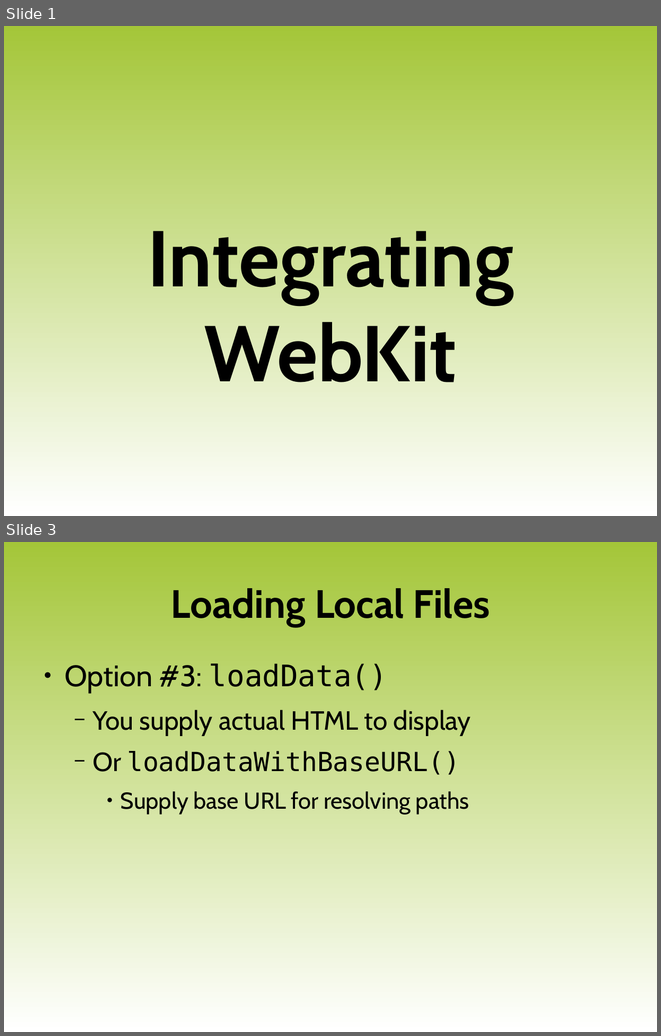
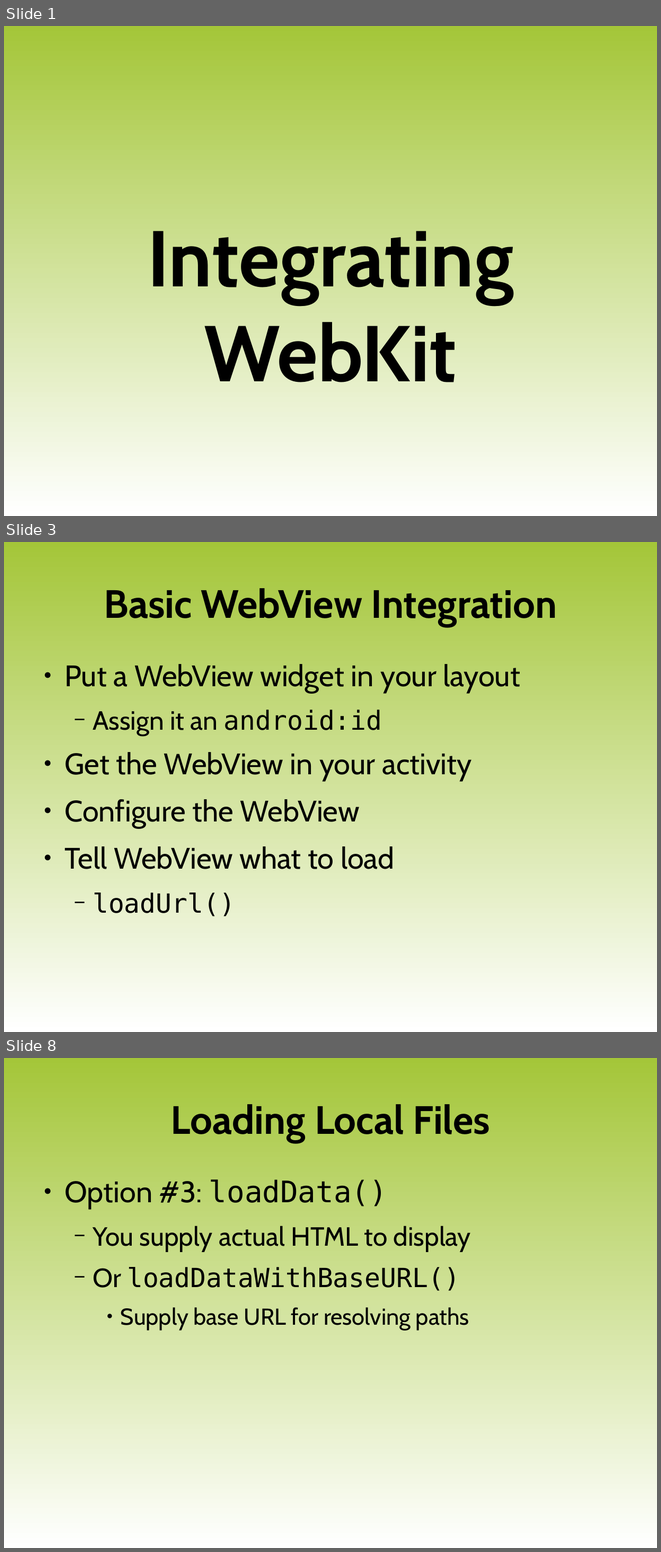
Before and after one commit to luigi-agosti/cw-courseware, a slide deck: XX-WebKit.odp. Shown one above the other, each under a label of ours: slides 1 and 3 before the commit, slides 1, 3 and 8 after it; the slides between them are not shown. The pictures are 661x1036 and 661x1552 pixels, drawn with LibreOffice and Linux fonts; fonts in the diff are those of the drawing; background and template pictures are left out. Boxes give left, top, right and bottom in pixels: in the first picture for what was removed or moved away, otherwise in the second. Text is boxed around its words. In the diff, an @@ line names an element or a change of style, - is before the commit and + after.

```diff
--- a/XX-WebKit.odp
+++ b/XX-WebKit.odp
@@ slide 3 added at box(4, 542, 657, 1032), background gradient #A4C639 to #FFFFFF @@
@@ title added at box(104, 588, 557, 627), 48 pt, text #000000, bold @@
+Basic WebView Integration
@@ text added at box(64, 664, 520, 916), 36 pt, text #000000 @@
+● Put a WebView widget in your layout
+  − Assign it an android:id
+● Get the WebView in your activity
+● Configure the WebView
+● Tell WebView what to load
+  − loadUrl()
@@ what was slide 3 is now slide 8 @@
```
Also in this commit, not shown: 5 slides changed, 4 other slides added.
